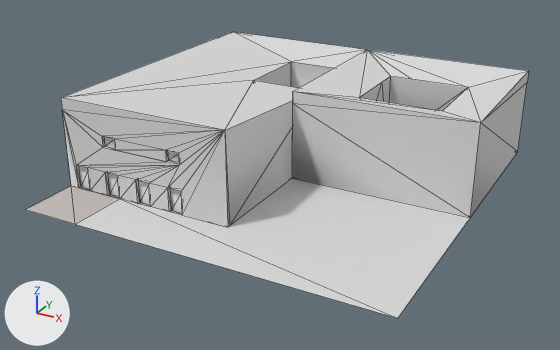
Two versions of the OBJ model assets/stl_export/221r.obj, one commit apart.
Both versions are drawn from a 50 mm lens placed at (27.5, -52.2, 26.2), pointed at (1.0, -4.0, 2.0). Every picture has the same lights, and +X, +Y and +Z are marked at lower left. The picture after the commit comes second. Mesh edges are drawn as thin lines. Where no turn or scale is listed for an object, it has been applied to the vertices. Vertices at exactly the same position are counted once.

Objects in the first picture: '221r'.
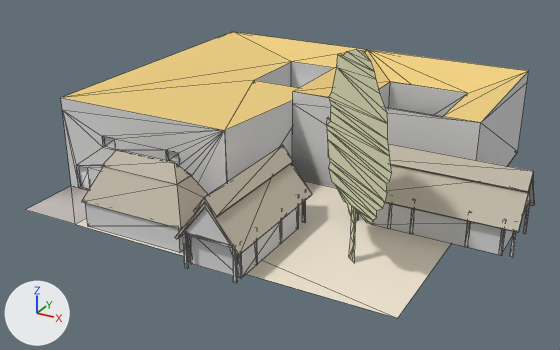
Boxes [x1, y1, x2, y2] around the edits, measured in the pictures (560 x 350 px):
'221r', reshaped: before [26, 32, 528, 318]; after [26, 32, 534, 318]
part 1 of me_221r, added: after [465, 221, 470, 247]
part 2 of me_221r, added: after [499, 229, 505, 255]
part 3 of me_221r, added: after [410, 209, 415, 234]
part 4 of me_221r, added: after [187, 235, 192, 264]
part 5 of me_221r, added: after [238, 253, 242, 279]
part 6 of me_221r, added: after [256, 240, 258, 265]
part 7 of me_221r, added: after [85, 203, 188, 253]
part 8 of me_221r, built on: before [293, 50, 528, 123]; after [81, 49, 534, 283]
part 9 of me_221r, recoloured (light grey to pale yellow): before [76, 178, 486, 318]; after [76, 181, 452, 318]
part 10 of me_221r, recoloured (light grey to yellow): [61, 32, 367, 130] in both

Patch to the scene script:
```diff
--- a/assets/stl_export/221r.obj.py
+++ b/assets/stl_export/221r.obj.py
@@ mat_material @@
+mat_material = principled_material('Material')
+mat_material.base_color = (0.878, 0.639, 0.224)  # yellow #f1d182
+mat_material.roughness = 1.0
@@ mat_cortyard @@
+mat_cortyard = principled_material('cortyard')
+mat_cortyard.base_color = (0.878, 0.792, 0.651)  # pale yellow #f1e6d3
+mat_cortyard.roughness = 1.0
@@ mat_w @@
+mat_w = principled_material('w')
+mat_w.base_color = (0.757, 0.757, 0.502)  # beige #e2e2bc
+mat_w.roughness = 1.0
@@ mat_straw @@
+mat_straw = principled_material('straw')
+mat_straw.base_color = (0.569, 0.514, 0.42)  # light grey #c7bead
+mat_straw.roughness = 1.0
@@ me_221r @@
 # used by ob_221r; location = (0.0, 0.0, 0.0)
-me_221r.from_pydata(...)  # 91 vertices, 192 faces; spans x -15.0..15.0, y -15.0..15.0, z 0.0..7.5
+me_221r.from_pydata(...)  # 507 vertices, 812 faces; spans x -15.0..19.4, y -16.4..15.0, z 0.0..14.4
+# me_221r part 1: a new loose piece, a box spanning x 15.94..16.14, y -4.57..-4.37, z 0.0..2.67, in mat_default (light grey #dadada)
+# me_221r part 2: a new loose piece, a box spanning x 18.28..18.48, y -4.57..-4.37, z 0.0..2.67, in mat_default (light grey #dadada)
+# me_221r part 3: a new loose piece, a box spanning x 11.94..12.14, y -4.57..-4.37, z 0.0..2.67, in mat_default (light grey #dadada)
+# me_221r part 4: a new loose piece, a box spanning x 0.52..0.72, y -15.65..-15.48, z 0.0..2.67, in mat_default (light grey #dadada)
+# me_221r part 5: a new loose piece, a box spanning x 4.38..4.58, y -15.65..-15.48, z 0.0..2.67, in mat_default (light grey #dadada)
+# me_221r part 6: a new loose piece, a box spanning x 4.38..4.58, y -13.68..-13.51, z 0.0..2.67, in mat_default (light grey #dadada)
+# me_221r part 7: a new loose piece, a box spanning x -9.0..-0.8, y -14.8..-10.8, z 0.0..2.1, in mat_default (light grey #dadada)
+# me_221r part 8: 1 vertex moved from x 6.0, y 11.0, z 6.5 to x 6.0, y 11.0, z 6.0; 5 vertices removed from x 4.0..11.0, y 4.0..11.0, z 6.5; 301 vertices added at x -9.2..19.4, y -16.4..11.0, z 0.0..14.4
+# me_221r part 9: 6 faces spanning x -15.0..15.0, y -15.0..15.0, z 0.0 switch from mat_default (light grey #dadada) to mat_cortyard (pale yellow #f1e6d3)
+# me_221r part 10: 6 faces spanning x -15.0..0.0, y -10.0..15.0, z 6.5..7.5 switch from mat_default (light grey #dadada) to mat_material (yellow #f1d182)
+# other edits to the shape of me_221r do not show in these pictures
 me_221r.materials.append(mat_road)
+me_221r.materials.append(mat_straw)  # light grey #c7bead
+me_221r.materials.append(mat_w)  # beige #e2e2bc
```
